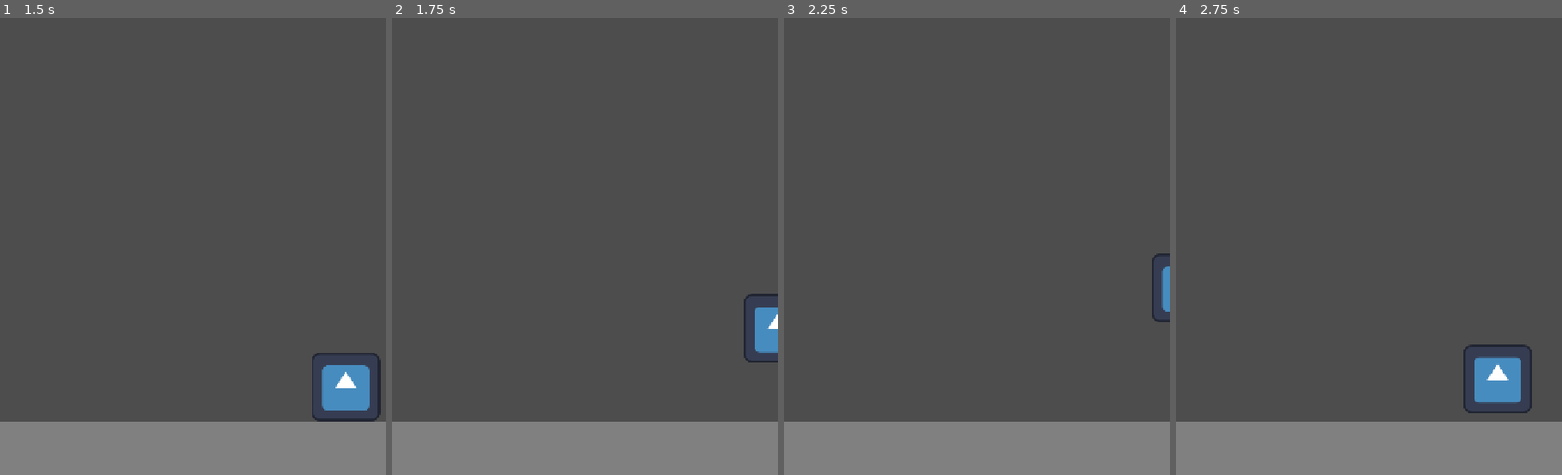
Above: before the commit, frames 1-4 (left to right).
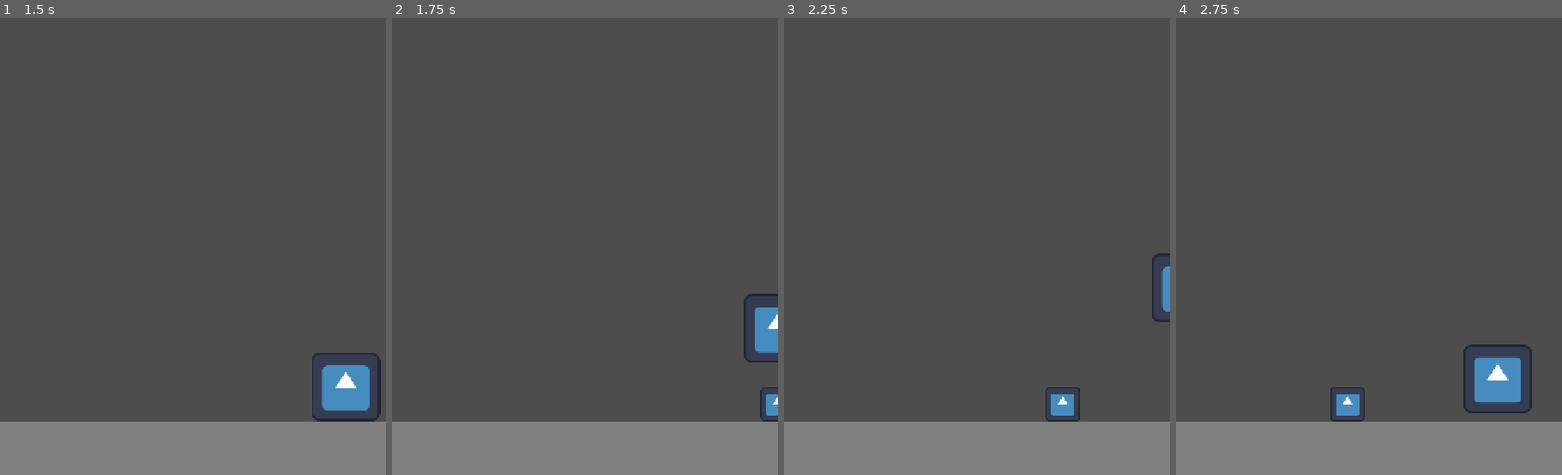
Above: after the commit, the same moments.

Repository: caio10012/meu_jogo_godot
Game: Godot game, scene res://scenes/Main.tscn
Same seed, same stepped clock (60 frames per second), same inputs: the game is played once before the commit and once after it. The engine's default icon, where the game draws it, is replaced by a stand-in: a white triangle on a blue panel in a dark square.
Inputs (mouse positions are in pixels of both pictures, inside the frame that each line leads up to):
- Up to frame 1 (1.5 s): tap Enter (ui_accept) at 0.5, 0.77 s; move the mouse to (277, 95) at 0.52 s; hold Right (ui_right) from 0.53 s (still down); click (277, 95) at 0.67 s; move the mouse to (115, 164) at 1.27 s
- Up to frame 2 (1.75 s): keep holding Right (ui_right); tap Enter (ui_accept) at 1.52 s
- Up to frame 3 (2.25 s): move the mouse to (outside the picture) at 2.02 s; release Right (ui_right) at 2.03 s; hold Left (ui_left) from 2.03 s (still down)
- Up to frame 4 (2.75 s): keep holding Left (ui_left)

Frame 1 is identical in both runs. In frame 2, 0.2% of the frame differs, in the area x 95-100%, y 80-89%; in frame 3, 0.4%, in the area x 67-77%, y 80-89%; in frame 4, 0.4%.

Commit message:
feat: sistema de spawn e movimento de obstáculos

Diff:
--- a/scenes/Main.tscn
+++ b/scenes/Main.tscn
@@ -3,6 +3,7 @@
 [ext_resource type="Script" uid="uid://d07xouxoq0klx" path="res://scripts/main.gd" id="1_main"]
 [ext_resource type="PackedScene" path="res://scenes/ground.tscn" id="2_ground"]
 [ext_resource type="PackedScene" path="res://scenes/player.tscn" id="3_player"]
+[ext_resource type="Script" path="res://scripts/spawner.gd" id="4_spawner"]
 
 [node name="Main" type="Node2D" unique_id=2030659619]
 script = ExtResource("1_main")
@@ -12,3 +13,6 @@
 
 [node name="Player" parent="." unique_id=1211779928 instance=ExtResource("3_player")]
 position = Vector2(360, 500)
+
+[node name="Spawner" type="Node2D" parent="."]
+script = ExtResource("4_spawner")
--- /dev/null
+++ b/scenes/obstacle.tscn
@@ -0,0 +1,19 @@
+[gd_scene load_steps=4 format=3 uid="uid://obstacle"]
+
+[ext_resource type="Script" path="res://scripts/obstacle.gd" id="1_obstacle"]
+[ext_resource type="Texture2D" uid="uid://cerxanhxa2wic" path="res://icon.svg" id="2_icon"]
+
+[sub_resource type="RectangleShape2D" id="RectangleShape2D_1"]
+size = Vector2(64, 64)
+
+[node name="Obstacle" type="Area2D"]
+script = ExtResource("1_obstacle")
+
+[node name="Sprite2D" type="Sprite2D" parent="."]
+scale = Vector2(0.5, 0.5)
+texture = ExtResource("2_icon")
+
+[node name="CollisionShape2D" type="CollisionShape2D" parent="."]
+shape = SubResource("RectangleShape2D_1")
+
+[node name="VisibleOnScreenNotifier2D" type="VisibleOnScreenNotifier2D" parent="."]
--- /dev/null
+++ b/scripts/obstacle.gd
@@ -0,0 +1,17 @@
+extends Area2D
+
+const SPEED := 400.0
+
+
+func _ready() -> void:
+	$VisibleOnScreenNotifier2D.screen_exited.connect(queue_free)
+	body_entered.connect(_on_body_entered)
+
+
+func _process(delta: float) -> void:
+	position.x -= SPEED * delta
+
+
+func _on_body_entered(body: Node2D) -> void:
+	if body.is_in_group("player"):
+		print("Game Over")
--- a/scripts/player.gd
+++ b/scripts/player.gd
@@ -4,6 +4,10 @@
 const JUMP_VELOCITY := -600.0
 
 var gravity: float = ProjectSettings.get_setting("physics/2d/default_gravity")
+
+
+func _ready() -> void:
+	add_to_group("player")
 
 
 func _input(event: InputEvent) -> void:
--- /dev/null
+++ b/scripts/spawner.gd
@@ -0,0 +1,21 @@
+extends Node2D
+
+const ObstacleScene := preload("res://scenes/obstacle.tscn")
+const SPAWN_X := 780.0
+const SPAWN_Y := 1148.0  # ground top (1180) - metade do sprite (32)
+
+
+func _ready() -> void:
+	_schedule_spawn()
+
+
+func _schedule_spawn() -> void:
+	await get_tree().create_timer(randf_range(1.5, 3.0)).timeout
+	_spawn()
+	_schedule_spawn()
+
+
+func _spawn() -> void:
+	var obstacle: Area2D = ObstacleScene.instantiate()
+	obstacle.position = Vector2(SPAWN_X, SPAWN_Y)
+	get_parent().add_child(obstacle)
